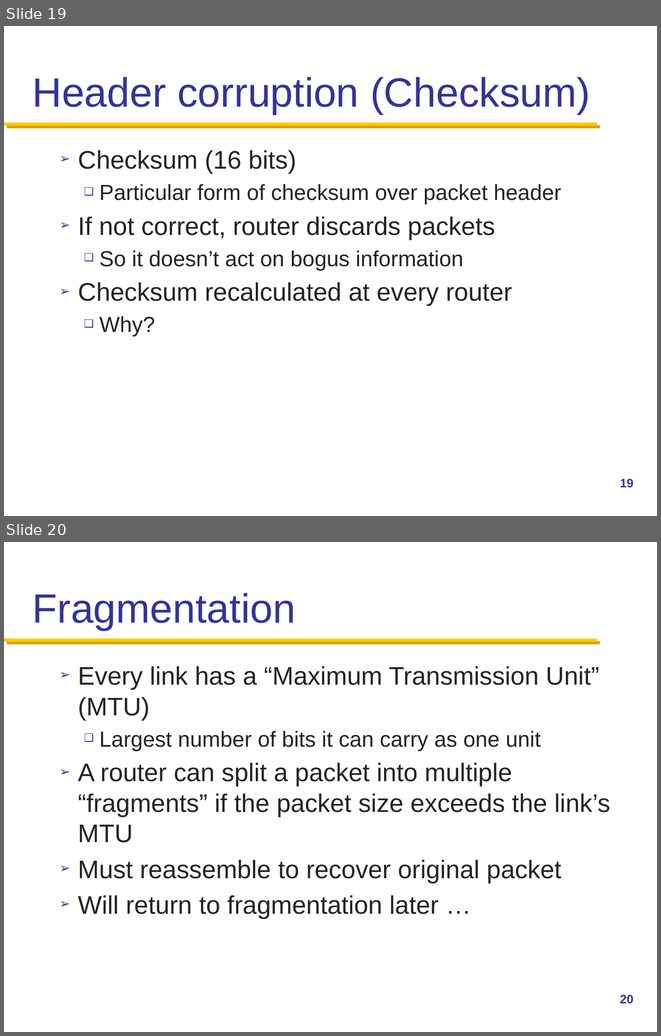
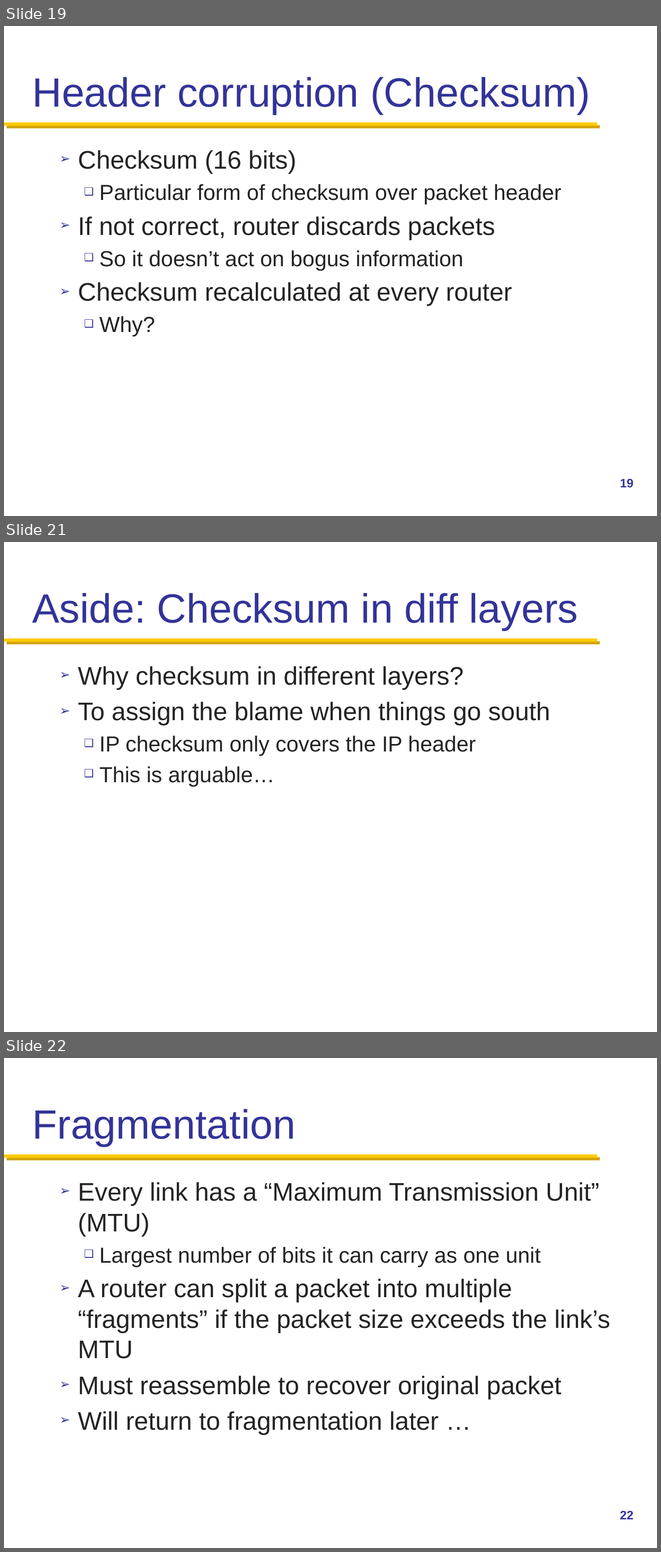
Before and after one commit to henryhxu/CSCI4430-ESTR4120, a slide deck: lec/lec10.pptx. Shown one above the other, each under a label of ours: slides 19 and 20 before the commit, slides 19, 21 and 22 after it; the slides between them are not shown. The pictures are 661x1036 and 661x1552 pixels, drawn with LibreOffice and Linux fonts; fonts in the diff are those of the drawing; background and template pictures are left out. Boxes give left, top, right and bottom in pixels: in the first picture for what was removed or moved away, otherwise in the second. Text is boxed around its words. In the diff, an @@ line names an element or a change of style, - is before the commit and + after.

```diff
--- a/lec/lec10.pptx
+++ b/lec/lec10.pptx
@@ slide 21 added at (4,542,657,1032), background #FFFFFF; not listed: 1 template element that a slide beside it also shows @@
@@ title added at (32,593,578,631), 45 pt, text #333399 @@
+Aside: Checksum in diff layers
@@ text added at (78,666,550,786), 28 pt, text #232323 @@
+➢ Why checksum in different layers?
+➢ To assign the blame when things go south
+  ❑ IP checksum only covers the IP header
+  ❑ This is arguable…
@@ what was slide 20 is now slide 22 @@
@@ page number at (620,1511,634,1519): text changed @@
-20
+22
```
Also in this commit, not shown: 13 slides changed, 1 other slide added.
